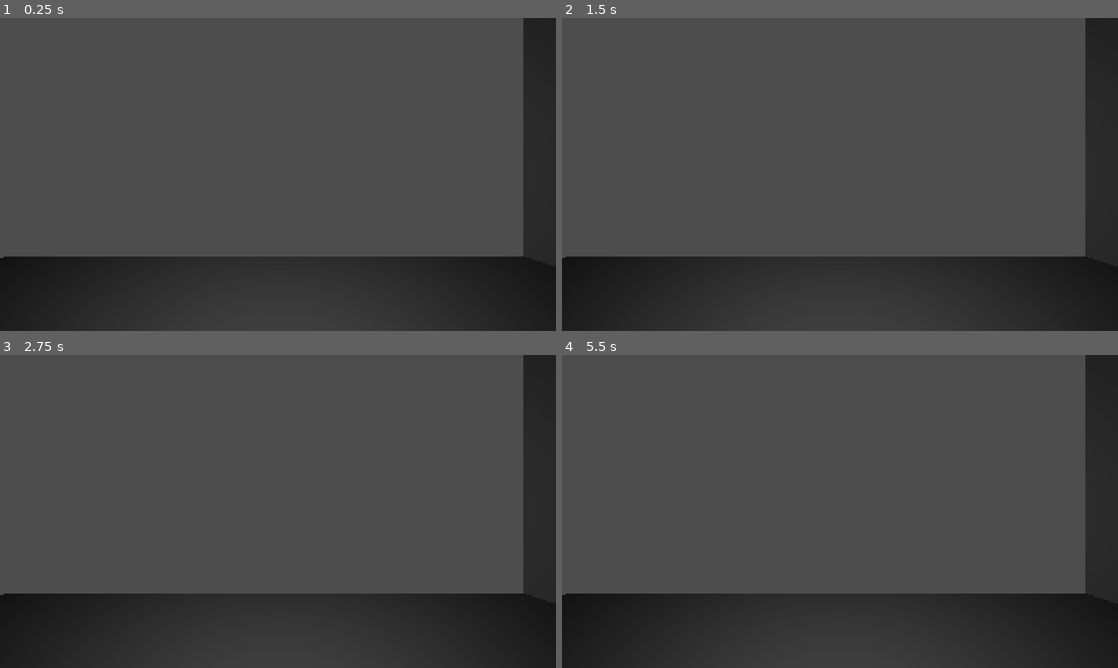
Above: before the commit, frames 1-4 (two rows, left to right).
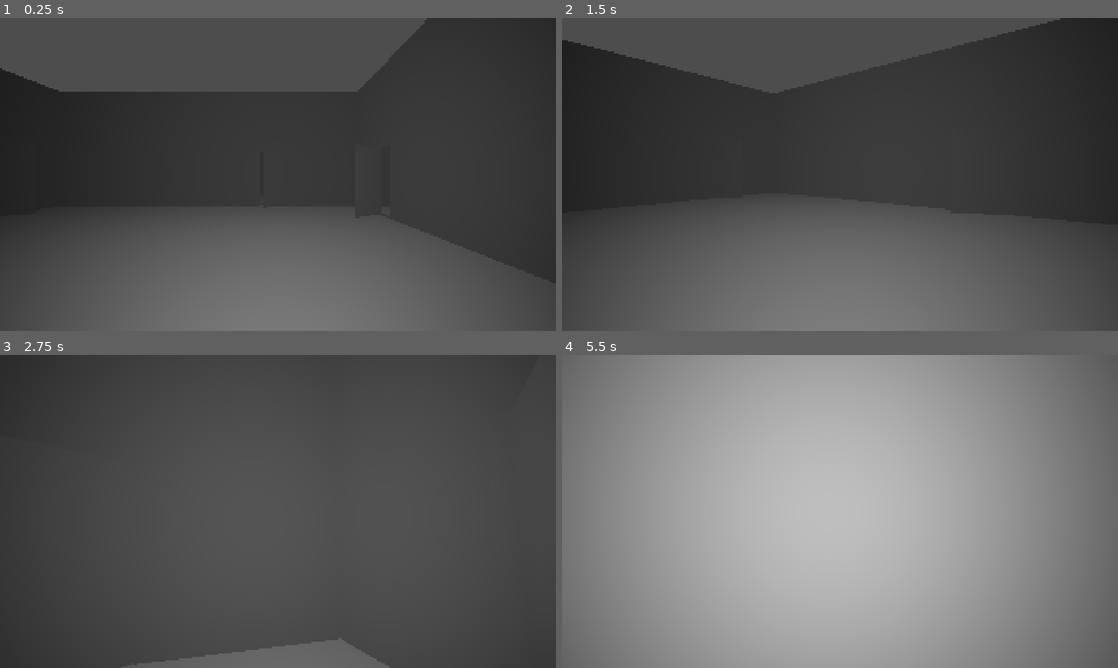
Above: after the commit, the same moments.

Repository: yuleedev/bandit-tails
Game: Godot game, scene res://Levels/main.tscn
Two runs of this game, one before a commit and one after it. Both use one fixed random seed, a clock stepped at 60 frames per second and the inputs below.
Inputs (mouse positions are in pixels of both pictures, inside the frame that each line leads up to):
- Up to frame 1 (0.25 s): no input
- Up to frame 2 (1.5 s): tap Enter at 0.5 s; move the mouse to (867, 174) at 0.52 s; hold W (up) from 0.53 s (still down); move the mouse to (812, 174) at 1.27 s
- Up to frame 3 (2.75 s): keep holding W (up); move the mouse to (289, 505) at 2.02 s
- Up to frame 4 (5.5 s): keep holding W (up); move the mouse to (834, 517) at 2.77 s; move the mouse to (878, 514) at 3.52 s; move the mouse to (795, 508) at 4.27 s; move the mouse to (845, 511) at 5.02 s

The runs differ from the first frame. In frame 1, 42% of the frame differs, in the area x 0-100%, y 0-100%; in frame 2, 53%; in frame 3, 22%; in frame 4, 100%.
Error before the commit: Parse Error: Identifier "delta" not declared in the current scope. (res://Scripts/Player/player.gd:19)

Commit message:
Delete test map

Diff:
--- a/Levels/main.tscn
+++ b/Levels/main.tscn
@@ -11,11 +11,9 @@
 
 [node name="Map" parent="." instance=ExtResource("1_oj8hd")]
 transform = Transform3D(0.4, 0, 0, 0, 0.4, 0, 0, 0, 0.4, 0, 0, 0)
-visible = false
 
 [node name="Player" type="CharacterBody3D" parent="."]
 script = ExtResource("2_gnif3")
-MOVE_SPEED = null
 
 [node name="Pivot" type="Node3D" parent="Player"]
 transform = Transform3D(1, 0, 0, 0, 1, 0, 0, 0, 1, 0, 1.5, 0)
@@ -34,11 +32,3 @@
 
 [node name="Collider" type="CollisionShape3D" parent="Player"]
 shape = SubResource("CapsuleShape3D_gnif3")
-
-[node name="CSGBox3D" type="CSGBox3D" parent="."]
-transform = Transform3D(1, 0, 0, 0, 1, 0, 0, 0, 1, 0, -0.5, 0)
-size = Vector3(10, 1, 10)
-
-[node name="CSGBox3D2" type="CSGBox3D" parent="."]
-transform = Transform3D(1, 0, 0, 0, 1, 0, 0, 0, 1, 5, 5, 0)
-size = Vector3(1, 10, 10)
--- a/Scripts/Player/player.gd
+++ b/Scripts/Player/player.gd
@@ -15,7 +15,7 @@
 
 ## ================ [ METHODS ] ================ ##
 
-func _rotate_camera() -> void:
+func _rotate_camera(delta: float) -> void:
 	pivot.rotation.y -= mouse_motion.x * delta
 	camera.rotation.x -= mouse_motion.y * delta
 	camera.rotation.x = clamp(camera.rotation.x, -PI/2 + Math.NONZERO, PI/3)
@@ -37,7 +37,7 @@
 		mouse_motion = event.screen_relative
 
 func _process(delta: float) -> void:
-	_rotate_camera()
+	_rotate_camera(delta)
 	_apply_movement()
 
 func _physics_process(_delta: float) -> void:
